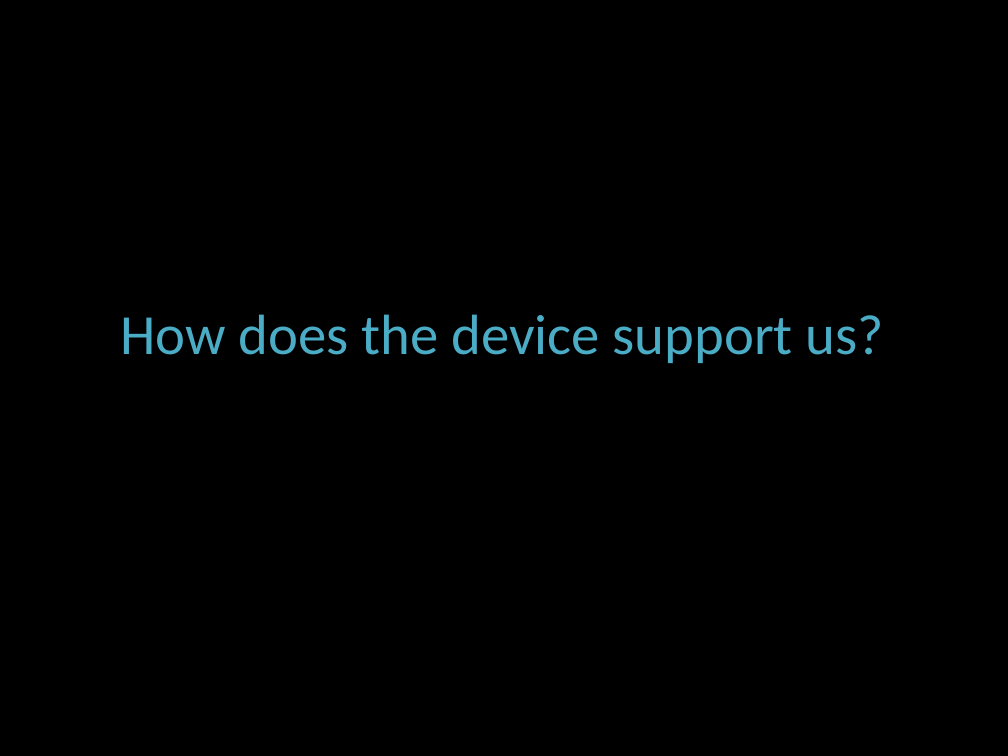
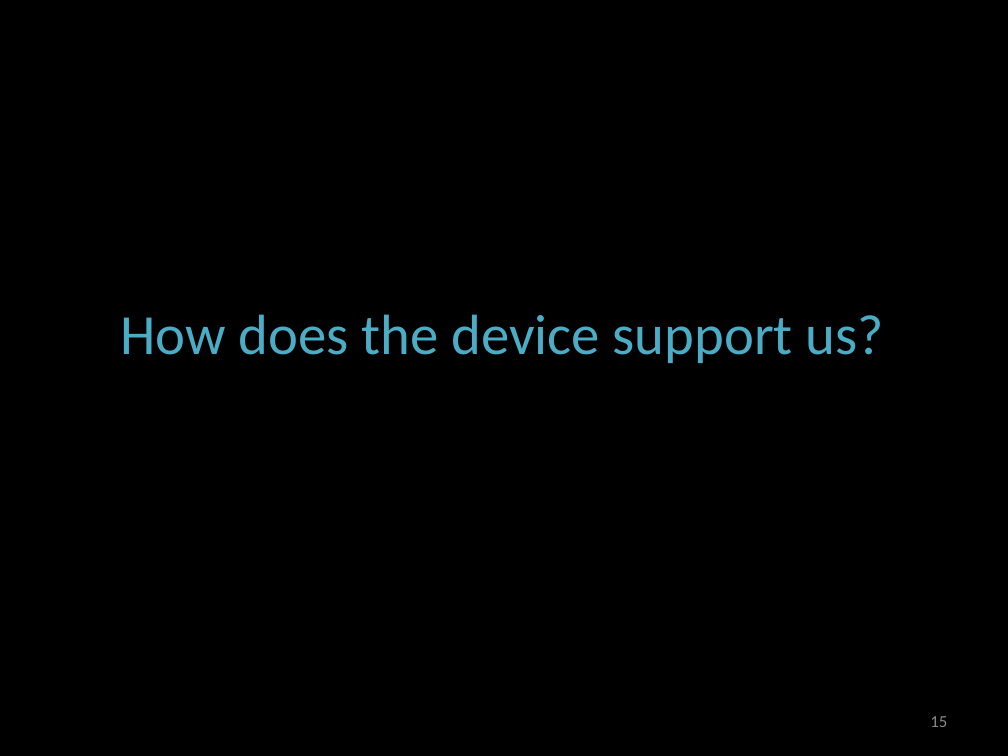
Before and after one commit to chiranthan/AugmentMe, a slide deck: slide 15 of Project FindMe - The whole Idea.pptx (slide 14 before the commit). Drawn at 1008x756 pixels with LibreOffice and Linux fonts; fonts in the diff are those of the drawing. Boxes give left, top, right and bottom in pixels: in the first picture for what was removed or moved away, otherwise in the second. Text is boxed around its words. In the diff, an @@ line names an element or a change of style, - is before the commit and + after.

```diff
--- a/Project FindMe - The whole Idea.pptx
+++ b/Project FindMe - The whole Idea.pptx
@@ page number added at [930,716,947,727], 12 pt, text #8C8C8C @@
+15
```
Also in this commit, not shown: 19 other slides changed, 10 slides added, 1 slide removed, 1 other file.
